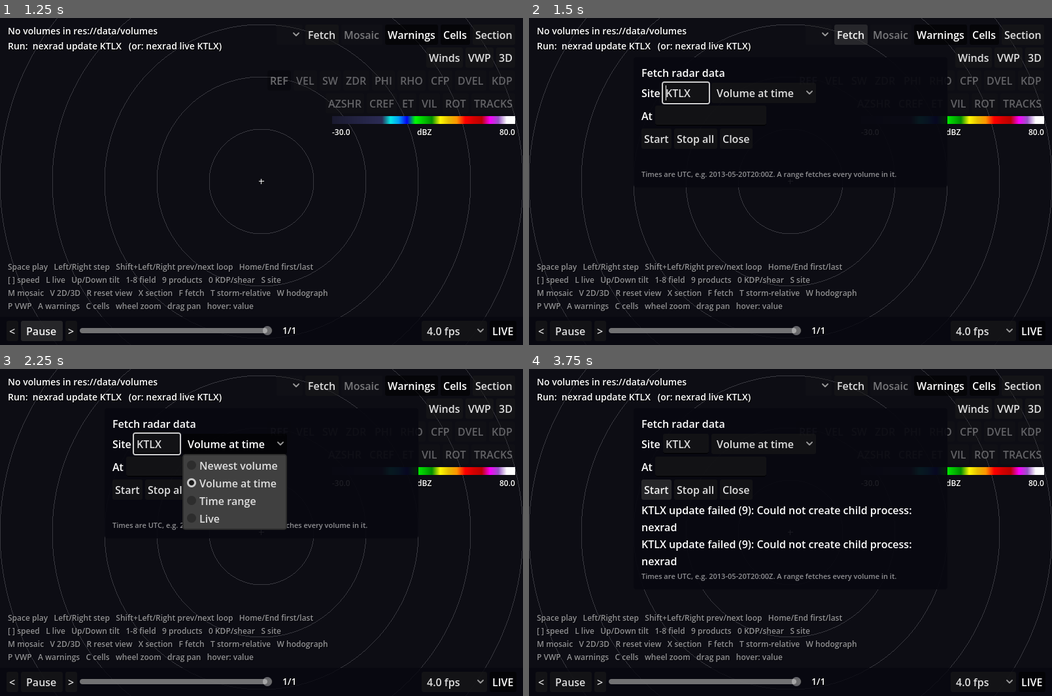
Above: before the commit, frames 1-4 (two rows, left to right).
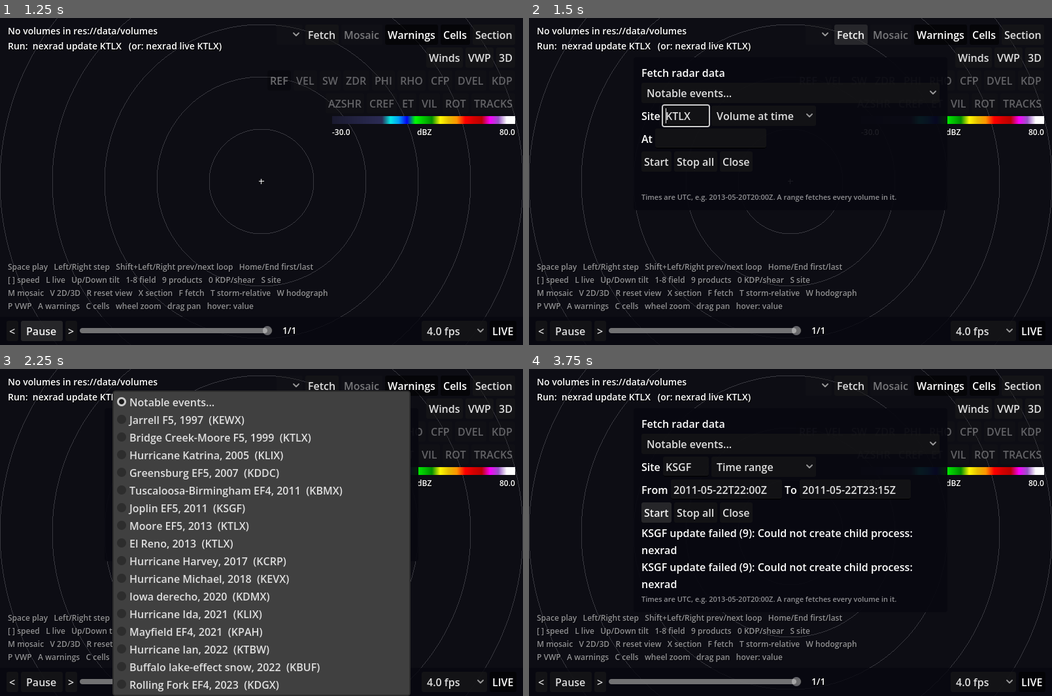
Above: after the commit, the same moments.

Repository: computerdane/droplet
Game: Godot game, scene res://scenes/main.tscn
Two runs of this game, one before a commit and one after it. Both use one fixed random seed, a clock stepped at 60 frames per second and the inputs below.
Inputs (mouse positions are in pixels of both pictures, inside the frame that each line leads up to):
- Up to frame 1 (1.25 s): click "Play" at 0.5 s
- Up to frame 2 (1.5 s): click "Fetch" at 1.25 s
- Up to frame 3 (2.25 s): click (261, 444) at 2 s, where only the run after the commit has a clickable "Notable events..."
- Up to frame 4 (3.75 s): click "Start" at 2.75 s; click "Start" at 3.5 s

Frame 1 is identical in both runs. In frame 2, 2.0% of the frame differs, in the area x 20-80%, y 19-59%; in frame 3, 49%, in the area x 20-80%, y 6-100%; in frame 4, 5.1%.

Commit message:
Notable events: fetch panel list and event= permalinks
Sixteen tornadoes, hurricanes and a derecho/lake-effect case from 1997 to 2023, each one
radar's loop around the event with times checked against the archive listing. Picking one
fetches the loop and jumps to its peak; event=<id> does the same at startup (on web, a
permalink) and defaults site= and time=.

Co-Authored-By: Claude Opus 5.5 <noreply@anthropic.com>

Diff:
--- a/scripts/app_options.gd
+++ b/scripts/app_options.gd
@@ -16,14 +16,22 @@
 	for a in args:
 		if "=" in a:
 			out[a.get_slice("=", 0)] = a.get_slice("=", 1)
+	var event := Events.find(out.get("event", ""))
+	if not event.is_empty():  # site= and time= default to the event's
+		out.get_or_add("site", event["site"])
+		var peak := Time.get_datetime_string_from_unix_time(Events.unix(event["peak"]))
+		out.get_or_add("time", peak.replace("-", "").replace(":", "").replace("T", "_"))
 	return out
 
 
 ## fetch=latest|live|<ISO time>|<ISO from>/<ISO to> starts that job for site= (default
 ## DEFAULT_FETCH_SITE). On web, where nothing is stored between visits, no fetch= means the
 ## volume at time= if given, else live (the newest volume if the page cannot follow live), so
-## every URL is a permalink.
+## every URL is a permalink. event=<id> (see Events) fetches that event's loop instead.
 static func start_fetch(opts: Dictionary, fetcher: Fetcher) -> void:
+	if opts.has("event") and not opts.has("fetch") and not Events.find(opts["event"]).is_empty():
+		Events.start(Events.find(opts["event"]), fetcher)
+		return
 	var what: String = opts.get("fetch", "")
 	if what.is_empty() and fetcher.web:
 		what = iso_of_name_time(opts["time"]) if opts.has("time") else "live"
--- /dev/null
+++ b/scripts/events.gd
@@ -0,0 +1,173 @@
+class_name Events
+## Notable events to jump to: the fetch panel's "Notable events" list and `event=<id>` (a
+## permalink on web). Each is one radar's loop around the event (every archive volume from
+## `from` to `to`, UTC), opening at `peak`. Times are checked against the archive listing.
+
+const LIST: Array[Dictionary] = [
+	{
+		"id": "jarrell1997",
+		"name": "Jarrell F5, 1997",
+		"site": "KEWX",
+		"from": "1997-05-27T20:00Z",
+		"to": "1997-05-27T21:30Z",
+		"peak": "1997-05-27T20:40Z",
+		"note": "Central Texas; the radar is 95 km south. Legacy (Message 1) data.",
+	},
+	{
+		"id": "moore1999",
+		"name": "Bridge Creek-Moore F5, 1999",
+		"site": "KTLX",
+		"from": "1999-05-03T22:30Z",
+		"to": "1999-05-04T00:45Z",
+		"peak": "1999-05-04T00:05Z",
+		"note": "May 3 outbreak, through south Oklahoma City. Legacy (Message 1) data.",
+	},
+	{
+		"id": "katrina2005",
+		"name": "Hurricane Katrina, 2005",
+		"site": "KLIX",
+		"from": "2005-08-29T09:00Z",
+		"to": "2005-08-29T12:00Z",
+		"peak": "2005-08-29T11:10Z",
+		"note": "Landfall at Buras, Louisiana, 11:10Z; the eyewall nears the radar.",
+	},
+	{
+		"id": "greensburg2007",
+		"name": "Greensburg EF5, 2007",
+		"site": "KDDC",
+		"from": "2007-05-05T01:30Z",
+		"to": "2007-05-05T03:00Z",
+		"peak": "2007-05-05T02:45Z",
+		"note": "The first EF5; Greensburg, Kansas at 02:45Z. Legacy (Message 1) data.",
+	},
+	{
+		"id": "tuscaloosa2011",
+		"name": "Tuscaloosa-Birmingham EF4, 2011",
+		"site": "KBMX",
+		"from": "2011-04-27T21:45Z",
+		"to": "2011-04-27T23:45Z",
+		"peak": "2011-04-27T22:13Z",
+		"note": "April 27 super outbreak; Tuscaloosa at 22:13Z.",
+	},
+	{
+		"id": "joplin2011",
+		"name": "Joplin EF5, 2011",
+		"site": "KSGF",
+		"from": "2011-05-22T22:00Z",
+		"to": "2011-05-22T23:15Z",
+		"peak": "2011-05-22T22:41Z",
+		"note": "Joplin, Missouri at 22:41Z, 100 km west of the radar.",
+	},
+	{
+		"id": "moore2013",
+		"name": "Moore EF5, 2013",
+		"site": "KTLX",
+		"from": "2013-05-20T19:30Z",
+		"to": "2013-05-20T20:45Z",
+		"peak": "2013-05-20T20:10Z",
+		"note": "Newcastle to Moore, 19:56-20:35Z, passing 15 km from the radar.",
+	},
+	{
+		"id": "elreno2013",
+		"name": "El Reno, 2013",
+		"site": "KTLX",
+		"from": "2013-05-31T22:45Z",
+		"to": "2013-05-31T23:55Z",
+		"peak": "2013-05-31T23:20Z",
+		"note": "The widest tornado on record (4.2 km), 23:03-23:43Z.",
+	},
+	{
+		"id": "harvey2017",
+		"name": "Hurricane Harvey, 2017",
+		"site": "KCRP",
+		"from": "2017-08-26T00:30Z",
+		"to": "2017-08-26T04:00Z",
+		"peak": "2017-08-26T03:00Z",
+		"note": "Category 4 landfall near Rockport, Texas, 03:00Z.",
+	},
+	{
+		"id": "michael2018",
+		"name": "Hurricane Michael, 2018",
+		"site": "KEVX",
+		"from": "2018-10-10T15:30Z",
+		"to": "2018-10-10T18:30Z",
+		"peak": "2018-10-10T17:30Z",
+		"note": "Category 5 landfall at Mexico Beach, Florida, 17:30Z.",
+	},
+	{
+		"id": "derecho2020",
+		"name": "Iowa derecho, 2020",
+		"site": "KDMX",
+		"from": "2020-08-10T15:30Z",
+		"to": "2020-08-10T17:30Z",
+		"peak": "2020-08-10T16:45Z",
+		"note": "A bow echo crossing Iowa with 60 m/s gusts.",
+	},
+	{
+		"id": "ida2021",
+		"name": "Hurricane Ida, 2021",
+		"site": "KLIX",
+		"from": "2021-08-29T15:00Z",
+		"to": "2021-08-29T18:00Z",
+		"peak": "2021-08-29T16:55Z",
+		"note": "Landfall at Port Fourchon, Louisiana, 16:55Z.",
+	},
+	{
+		"id": "mayfield2021",
+		"name": "Mayfield EF4, 2021",
+		"site": "KPAH",
+		"from": "2021-12-11T02:30Z",
+		"to": "2021-12-11T04:15Z",
+		"peak": "2021-12-11T03:26Z",
+		"note": "The Quad-State tornado; Mayfield, Kentucky at 03:26Z.",
+	},
+	{
+		"id": "ian2022",
+		"name": "Hurricane Ian, 2022",
+		"site": "KTBW",
+		"from": "2022-09-28T16:30Z",
+		"to": "2022-09-28T19:30Z",
+		"peak": "2022-09-28T19:05Z",
+		"note": "Landfall at Cayo Costa, Florida, 19:05Z, 150 km south of the radar.",
+	},
+	{
+		"id": "buffalo2022",
+		"name": "Buffalo lake-effect snow, 2022",
+		"site": "KBUF",
+		"from": "2022-11-18T12:00Z",
+		"to": "2022-11-18T15:00Z",
+		"peak": "2022-11-18T13:30Z",
+		"note": "A Lake Erie band that buried the south towns under up to 2 m in three days.",
+	},
+	{
+		"id": "rollingfork2023",
+		"name": "Rolling Fork EF4, 2023",
+		"site": "KDGX",
+		"from": "2023-03-25T00:30Z",
+		"to": "2023-03-25T01:45Z",
+		"peak": "2023-03-25T01:02Z",
+		"note": "Rolling Fork, Mississippi at 01:02Z.",
+	},
+]
+
+
+## The event with `id`, or {}.
+static func find(id: String) -> Dictionary:
+	for e in LIST:
+		if e["id"] == id:
+			return e
+	return {}
+
+
+## Unix time of an event time ("2013-05-20T20:10Z").
+static func unix(iso: String) -> int:
+	var t := iso.trim_suffix("Z")
+	return Time.get_unix_time_from_datetime_string(t + ":00" if t.length() == 16 else t)
+
+
+## Starts fetching `event`'s loop; main jumps to its peak when the job finishes ("jump_to").
+static func start(event: Dictionary, fetcher: Fetcher) -> Fetcher.Job:
+	var job := fetcher.start_update(event["site"], "", event["from"], event["to"])
+	if job != null:
+		job.set_meta("jump_to", unix(event["peak"]))
+	return job
--- a/scripts/fetch_panel.gd
+++ b/scripts/fetch_panel.gd
@@ -1,14 +1,15 @@
 class_name FetchPanel
 extends PanelContainer
 ## Dialog for fetching radar data from the UI (F): a site, and either its newest volume,
-## the volume at a time, every volume in a time range, or live following. main.gd runs
-## the requests through Fetcher and pushes job status back with set_jobs(). The text
-## fields are the only focusable controls in the HUD; closing the panel releases focus so
-## keyboard shortcuts work again.
+## the volume at a time, every volume in a time range, or live following; or one of the
+## notable events (Events). main.gd runs the requests through Fetcher and pushes job status
+## back with set_jobs(). The text fields are the only focusable controls in the HUD; closing
+## the panel releases focus so keyboard shortcuts work again.
 
 signal update_requested(site: String, at: String, from: String, to: String)
 signal live_requested(site: String)
 signal stop_requested
+signal event_requested(id: String)
 
 enum Mode { LATEST, AT, RANGE, LIVE }
 
@@ -38,6 +39,20 @@
 	title.text = "Fetch radar data"
 	title.add_theme_font_size_override("font_size", 16)
 	box.add_child(title)
+
+	var events := OptionButton.new()
+	events.focus_mode = Control.FOCUS_NONE
+	events.add_item("Notable events...")
+	for e in Events.LIST:
+		events.add_item("%s  (%s)" % [e["name"], e["site"]])
+		events.set_item_tooltip(events.item_count - 1, e["note"])
+	events.item_selected.connect(
+		func(i: int) -> void:
+			events.select(0)
+			if i > 0:
+				_pick_event(Events.LIST[i - 1])
+	)
+	box.add_child(events)
 
 	var row1 := HBoxContainer.new()
 	box.add_child(row1)
@@ -144,6 +159,17 @@
 	get_viewport().gui_release_focus()
 
 
+## Fills the form in with `event`'s loop (so it can be tweaked and re-run) and requests it.
+func _pick_event(event: Dictionary) -> void:
+	_site.text = event["site"]
+	_mode.select(Mode.RANGE)
+	_t1.text = event["from"]
+	_t2.text = event["to"]
+	_update_fields()
+	event_requested.emit(event["id"])
+	get_viewport().gui_release_focus()
+
+
 func _update_fields() -> void:
 	var m := _mode.selected
 	_t1.visible = m == Mode.AT or m == Mode.RANGE
--- a/scripts/main.gd
+++ b/scripts/main.gd
@@ -20,7 +20,7 @@
 ## canvas point, for screenshots; hover=0 turns the readout off) basemap=0 (no basemap; or
 ## basemap=<dir>) volumes=res://tests/fixtures/volumes (DirSource root; default
 ## res://data/volumes) fetch=latest|live|2013-05-20T20:00Z|<from>/<to> (start a fetch job for
-## site=, default KTLX; see AppOptions)
+## site=, default KTLX; see AppOptions) event=moore2013 (a notable event's loop, see Events)
 ##
 ## On web the options come from the page's query string instead (?site=KTLX&time=...), volumes
 ## live in memory (MemorySource, filled by the wasm worker through Fetcher), and a page with no
@@ -220,6 +220,9 @@
 	)
 	hud.fetch_panel.live_requested.connect(func(s: String) -> void: fetcher.start_live(s))
 	hud.fetch_panel.stop_requested.connect(fetcher.stop_all)
+	hud.fetch_panel.event_requested.connect(
+		func(id: String) -> void: Events.start(Events.find(id), fetcher)
+	)
 	if not fetcher.can_live:
 		hud.fetch_panel.disable_live("Live needs a cross-origin isolated page (COOP/COEP headers)")
 	hud.srm_changed.connect(_adjust_storm)
@@ -527,7 +530,7 @@
 		mem.add_volume(name, volume_json, files)
 
 
-## A finished update jumps to the last volume it fetched.
+## A finished update jumps to the last volume it fetched (a notable event: to its peak).
 func _on_job_finished(job: Fetcher.Job) -> void:
 	print("fetch: ", job.describe())  # the web smoke test waits for this line
 	if job.kind != "update" or job.stopped or job.volumes.is_empty():
@@ -538,6 +541,8 @@
 	if job.site != site:
 		_select_site(job.site)
 	var i := frames.find(job.volumes[-1])
+	if job.has_meta("jump_to"):
+		i = RadarLibrary.nearest_in_time(frames, job.get_meta("jump_to"))
 	if i >= 0:
 		_go_to(i)
 
--- /dev/null
+++ b/tests/unit/test_events.gd
@@ -0,0 +1,18 @@
+extends "res://tests/test_case.gd"
+## The notable events list and event= (no network).
+
+
+func test_events_are_well_formed() -> void:
+	var ids := {}
+	for e in Events.LIST:
+		var from := Events.unix(e["from"])
+		var peak := Events.unix(e["peak"])
+		var to := Events.unix(e["to"])
+		check(from > 0 and from < peak and peak <= to, "%s: from < peak <= to" % e["id"])
+		check(to - from <= 4 * 3600, "%s: at most 4 h of volumes" % e["id"])
+		check((e["site"] as String).length() == 4, "%s: ICAO site" % e["id"])
+		check(not ids.has(e["id"]), "%s: unique id" % e["id"])
+		ids[e["id"]] = true
+	check_eq(Events.unix("2013-05-20T20:10Z"), 1369080600, "minutes without seconds")
+	check_eq(Events.find("moore2013")["site"], "KTLX", "find")
+	check(Events.find("nope").is_empty(), "unknown id")
Not shown, added: scripts/events.gd.uid
Not shown, added: tests/unit/test_events.gd.uid
Not shown, changed: CLAUDE.md
Not shown, changed: ROADMAP.md
